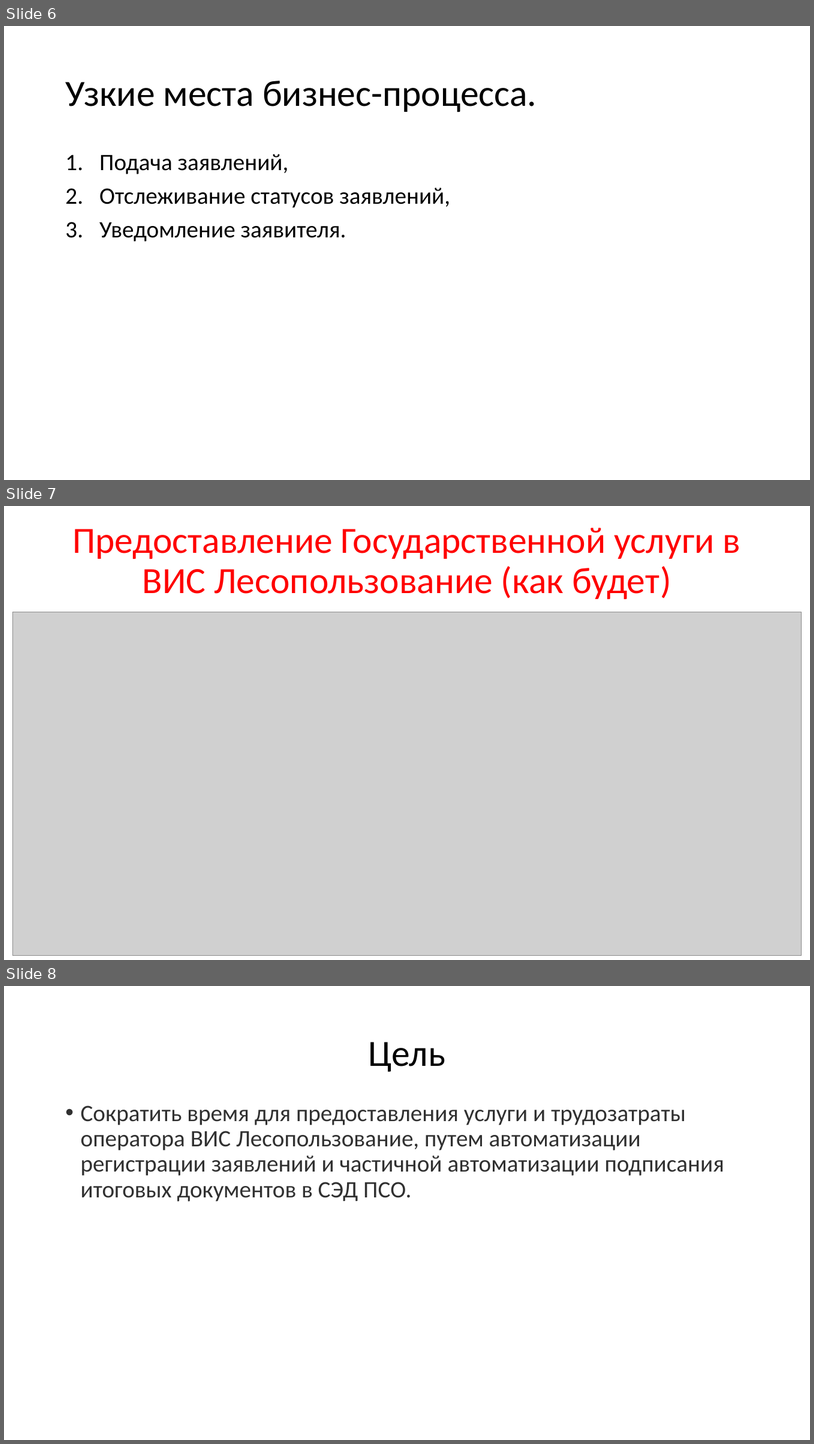
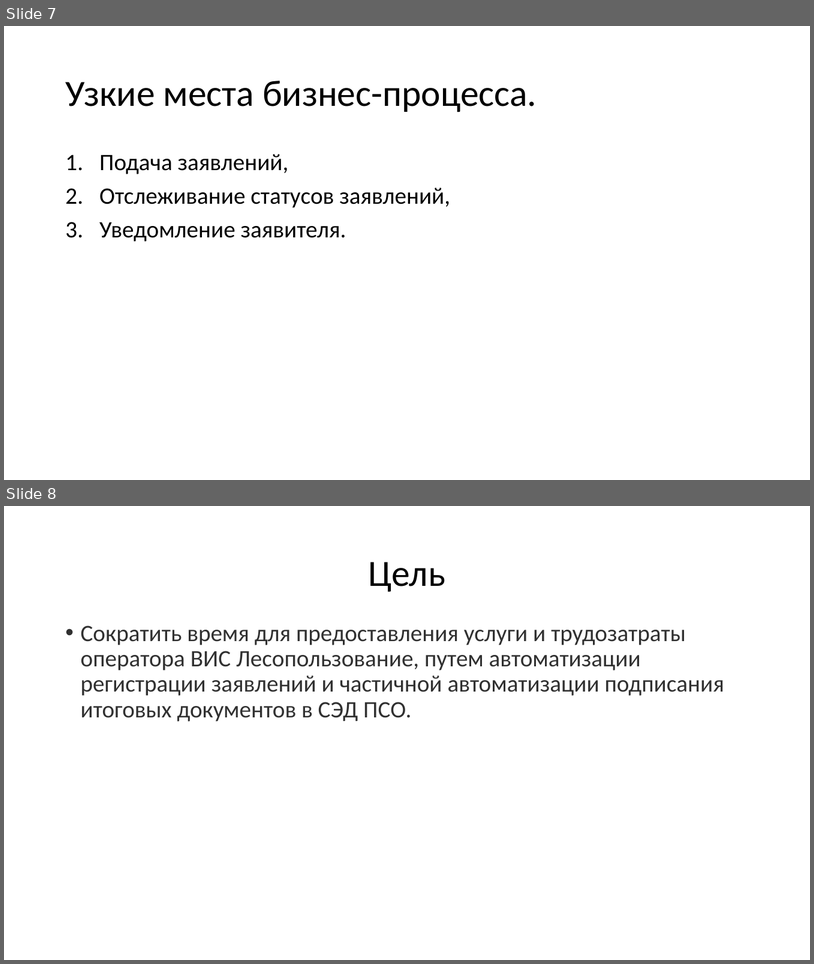
Before and after one commit to mcdodik20008/docs, a slide deck: Презентация.pptx. Shown one above the other, each under a label of ours: slides 6, 7 and 8 before the commit, slides 7 and 8 after it. The pictures are 814x1444 and 814x964 pixels, drawn with LibreOffice and Linux fonts; fonts in the diff are those of the drawing; grey boxes stand for pictures. Boxes give left, top, right and bottom in pixels: in the first picture for what was removed or moved away, otherwise in the second. Text is boxed around its words. In the diff, an @@ line names an element or a change of style, - is before the commit and + after.

```diff
--- a/Презентация.pptx
+++ b/Презентация.pptx
@@ slide 7 removed at bbox=[4, 506, 810, 960], background #FFFFFF @@
@@ title removed at bbox=[72, 528, 741, 599] @@
-Предоставление Государственной услуги в ВИС Лесопользование (как будет)
@@ picture removed at bbox=[13, 612, 802, 955] @@
@@ what was slide 6 is now slide 7 @@
```
Also in this commit, not shown: 1 slide changed, 1 slide added, 2 other files.
